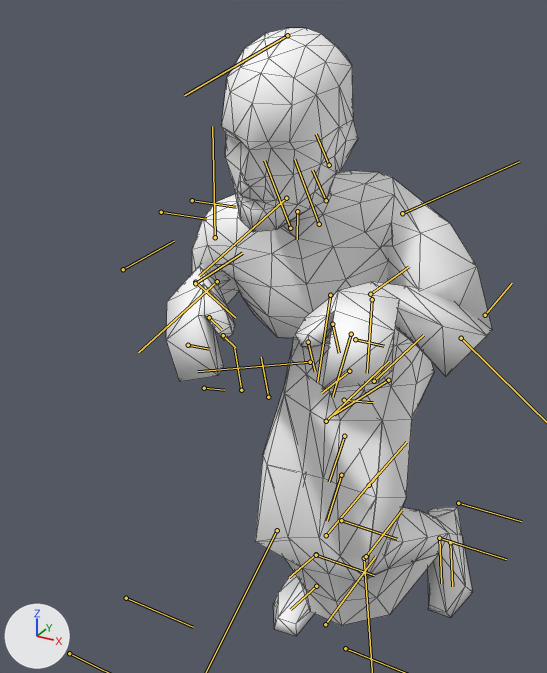
An edit to the FBX model Contents/mods/The Last of Us Infected/media/anims_X/Zombie/clickerWalk3.fbx, drawn before and after from the same camera.
The view is the same before and after, from a 50 mm lens placed at (33.6, -85.0, 87.2), pointed at (-8.1, -9.2, 49.3). The axes (+X, +Y, +Z) are drawn at lower left. The lights are the same throughout. Both versions are drawn at frame 62 of the action 'clickerWalk3'; the numbers are the values there. The bones that bend it are drawn over the model as lines. Mesh edges are drawn as thin lines.

In view in the first picture: 'Body'.
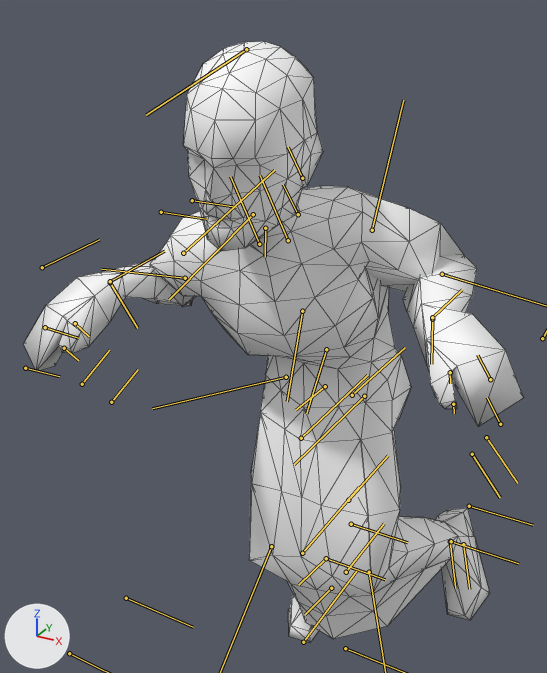
Where the change shows, as pixel boxes (x1, y1, x2, y2) in the pictures (547 x 673 px):
'Body', posed (53% wider)
    before: (166, 28, 492, 636)
    after: (24, 41, 523, 642)
bone 'Bip01_Pelvis', root to tip
    before: (349, 371) to (321, 393)
    after: (325, 386) to (295, 410)
bone 'Bip01_L_Thigh', root to tip
    before: (388, 380) to (334, 414)
    after: (364, 396) to (294, 464)
bone 'Bip01_Head', root to tip
    before: (286, 198) to (199, 276)
    after: (253, 214) to (169, 299)
bone 'Bip01_L_UpperArm', root to tip
    before: (402, 213) to (519, 161)
    after: (372, 230) to (403, 100)
bone 'Bip01_R_UpperArm', root to tip
    before: (215, 237) to (212, 126)
    after: (183, 253) to (274, 170)
bone 'Bip01_R_Forearm', root to tip
    before: (217, 281) to (138, 352)
    after: (185, 278) to (101, 269)
bone 'Bip01_R_Thigh', root to tip
    before: (310, 362) to (197, 371)
    after: (286, 377) to (152, 408)

The edits, one by one:
Bone 'Bip01_Pelvis' (bone_bip01_pelvis) moves from (-0.2, 4.2, -0.2) to (-1.2, 7.7, -2.0).
Bone 'Bip01_L_Thigh' (bone_bip01_l_thigh) turns from (-15, 9, 67) to (-15, 14, 58) degrees about its own x, y and z.
Bone 'Bip01_L_Calf' (bone_bip01_l_calf) turns from (-17, 20, -79) to (-15, 20, -74) degrees about its own x, y and z.
Bone 'Bip01_Head' (bone_bip01_head) turns from (-16, -15, -24) to (-12, -14, -24) degrees about its own x, y and z.
Bone 'Bip01_L_UpperArm' (bone_bip01_l_upperarm) turns from (-12, 24, -70) to (25, 62, 3) degrees about its own x, y and z.
Bone 'Bip01_L_Forearm' (bone_bip01_l_forearm) turns from (58, -34, -117) to (65, -27, -131) degrees about its own x, y and z.
Bone 'Bip01_R_UpperArm' (bone_bip01_r_upperarm) turns from (-21, -58, 11) to (15, -52, 24) degrees about its own x, y and z.
Bone 'Bip01_R_Forearm' (bone_bip01_r_forearm) turns from (-50, 9, -148) to (-46, 15, -133) degrees about its own x, y and z.
Bone 'Bip01_R_Thigh' (bone_bip01_r_thigh) turns from (20, -14, 67) to (24, -8, 63) degrees about its own x, y and z.
